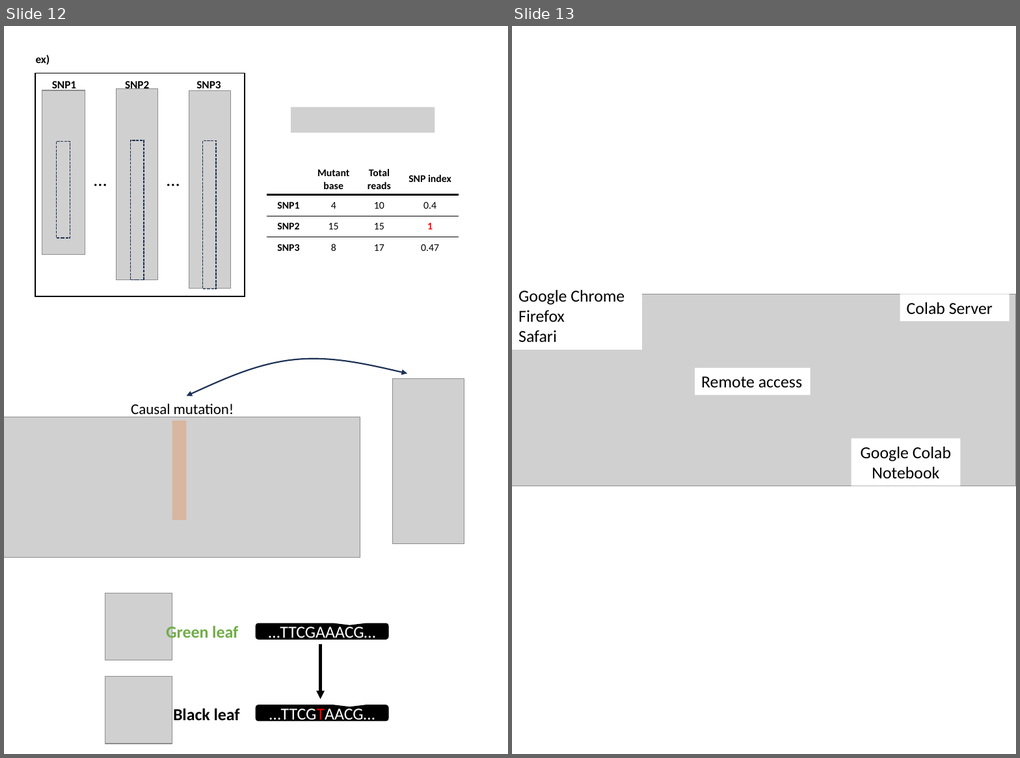
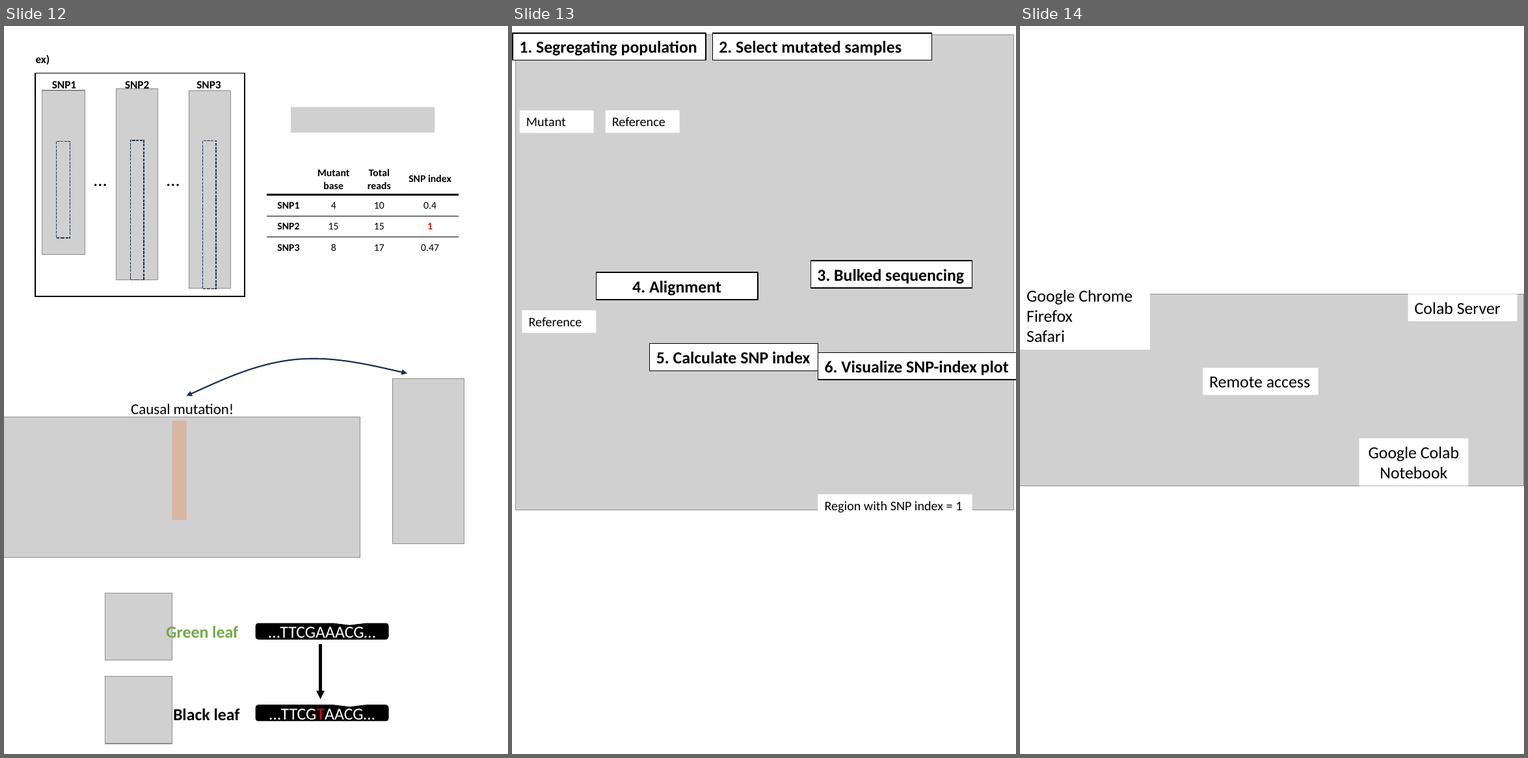
Before and after one commit to slt666666/FAO_lecture, a slide deck: FAO_2024/mutmapqtlseq.pptx. Shown side by side, each under a label of ours: slides 12 and 13 before the commit, slides 12, 13 and 14 after it. The pictures are 1020x758 and 1528x758 pixels, drawn with LibreOffice and Linux fonts; fonts in the diff are those of the drawing; grey boxes stand for pictures. Boxes give left, top, right and bottom in pixels: in the first picture for what was removed or moved away, otherwise in the second. Text is boxed around its words. In the diff, an @@ line names an element or a change of style, - is before the commit and + after.

```diff
--- a/FAO_2024/mutmapqtlseq.pptx
+++ b/FAO_2024/mutmapqtlseq.pptx
@@ slide 13 added at [512,26,1016,754], background #FFFFFF @@
@@ rectangle added at [513,33,706,60], fill #FFFFFF, outline #000000 1 pt, 18 pt, text #000000, bold @@
+1. Segregating population
@@ picture added at [515,34,1014,510] @@
@@ rectangle added at [712,33,932,60], fill #FFFFFF, outline #000000 1 pt, 18 pt, text #000000, bold @@
+2. Select mutated samples
@@ rectangle added at [519,110,593,133], fill #FFFFFF, 14 pt, text #000000 @@
+Mutant
@@ rectangle added at [606,110,679,133], fill #FFFFFF, 14 pt, text #000000 @@
+Reference
@@ rectangle added at [596,272,757,300], fill #FFFFFF, outline #000000 1 pt, 18 pt, text #000000, bold @@
+4. Alignment
@@ rectangle added at [810,261,972,287], fill #FFFFFF, outline #000000 1 pt, 18 pt, text #000000, bold @@
+3. Bulked sequencing
@@ rectangle added at [522,310,596,333], fill #FFFFFF, 14 pt, text #000000 @@
+Reference
@@ rectangle added at [650,344,818,370], fill #FFFFFF, outline #000000 1 pt, 18 pt, text #000000, bold @@
+5. Calculate SNP index
@@ rectangle added at [818,352,1016,380], fill #FFFFFF, outline #000000 1 pt, 18 pt, text #000000, bold @@
+6. Visualize SNP-index plot
@@ rectangle added at [818,494,972,517], fill #FFFFFF, 14 pt, text #000000 @@
+Region with SNP index = 1
@@ what was slide 13 is now slide 14 @@
```
Also in this commit, not shown: 1 other file.
